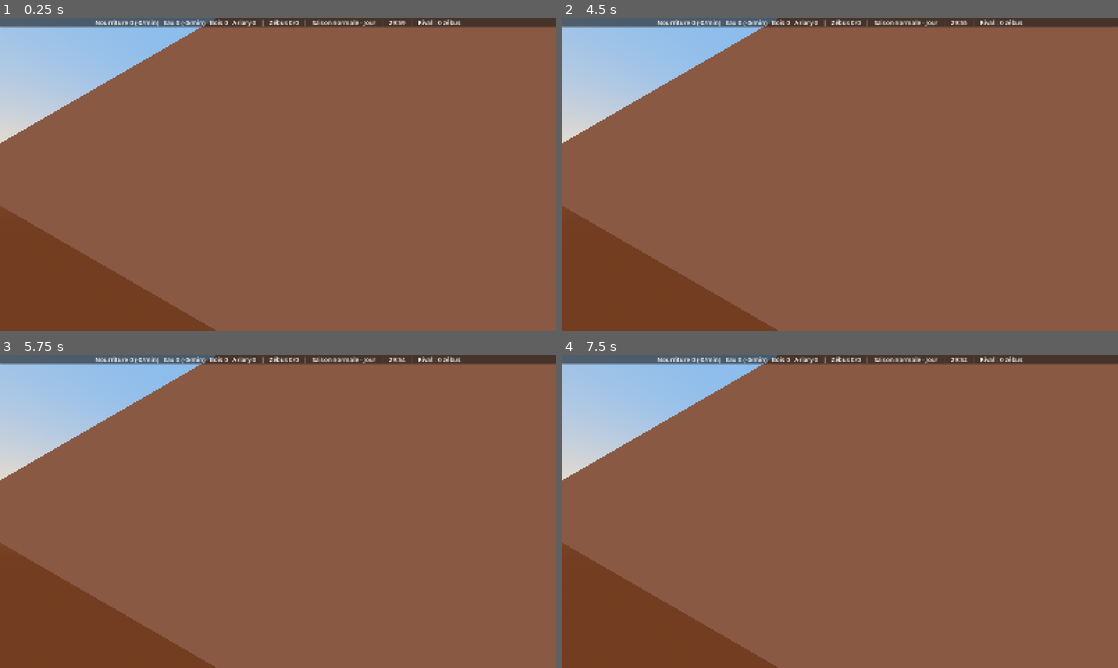
Above: before the commit, frames 1-4 (two rows, left to right).
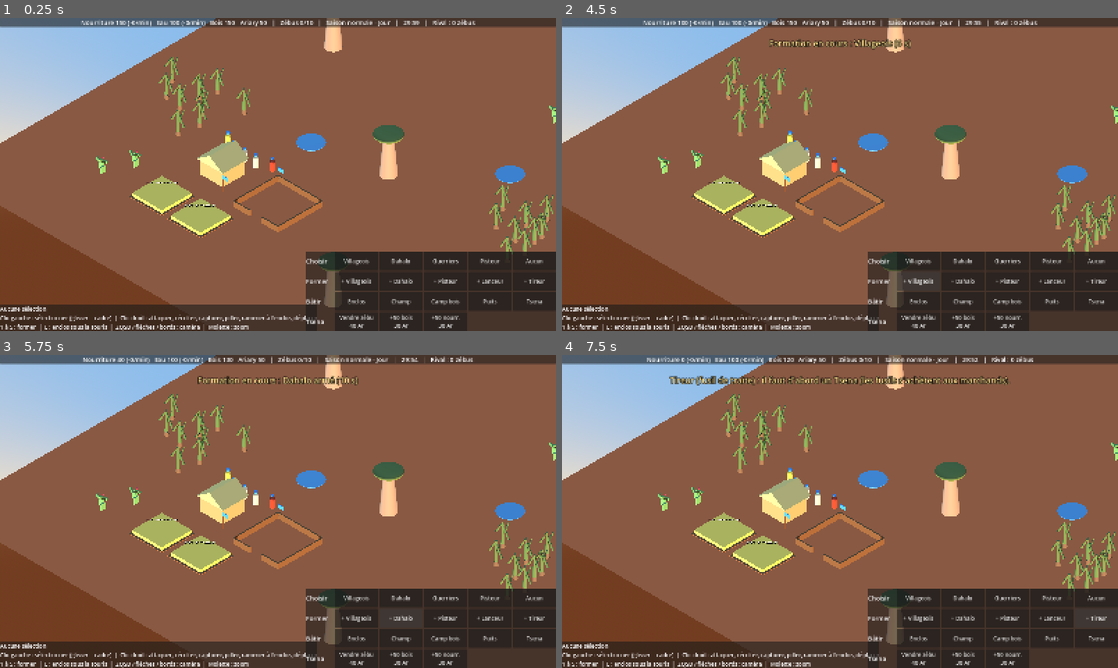
Above: after the commit, the same moments.

Repository: heishandria/dahalo
Game: Godot game, scene res://scenes/main.tscn
Two runs of this game, one before a commit and one after it. Both use one fixed random seed, a clock stepped at 60 frames per second and the inputs below.
Inputs (mouse positions are in pixels of both pictures, inside the frame that each line leads up to):
- Up to frame 1 (0.25 s): no input
- Up to frame 2 (4.5 s): click (917, 262) at 0.5 s, where only the run after the commit has a clickable "Villageois"; click (962, 262) at 1.25 s, where only the run after the commit has a clickable "Dahalo"; click (1006, 262) at 2 s, where only the run after the commit has a clickable "Guerriers"; click (1051, 262) at 2.75 s, where only the run after the commit has a clickable "Pisteur"; click (1095, 262) at 3.5 s, where only the run after the commit has a clickable "Aucun"; click (917, 280) at 4.25 s, where only the run after the commit has a clickable "+ Villageois"
- Up to frame 3 (5.75 s): click (400, 617) at 5 s, where only the run after the commit has a clickable "+ Dahalo"
- Up to frame 4 (7.5 s): click (1006, 617) at 5.75 s, where only the run after the commit has a clickable "+ Pisteur"; click (1051, 617) at 6.5 s, where only the run after the commit has a clickable "+ Lanceur"; click (1095, 617) at 7.25 s, where only the run after the commit has a clickable "+ Tireur"

The runs differ from the first frame. In frame 1, 23% of the frame differs, in the area x 0-100%, y 0-100%; in frame 2, 23%; in frame 3, 23%; in frame 4, 24%.
Error before the commit: Parse Error: Expected variable name after "var". (res://scenes/units/unite.gd:464)

Commit message:
Correctif plantage au chargement : « trait » est un mot réservé en Godot 4.7
Co-Authored-By: Claude Opus 5.5 <noreply@anthropic.com>
Claude-Session: https://claude.ai/code/session_01LBZFuQwBKtYsFencaWhgxN

Diff:
--- a/scenes/units/unite.gd
+++ b/scenes/units/unite.gd
@@ -11,7 +11,7 @@
 const DIST_DEPOT := 3.5
 const DIST_CAPTURE := 2.0
 const INTERVALLE_GUET := 0.5     # fréquence de recherche d'ennemis quand l'unité est inactive
-const PORTEE_DISTANCE := 3.0     # au-delà, l'attaque est à distance (trait visible)
+const PORTEE_DISTANCE := 3.0     # au-delà, l'attaque est à distance (projectile visible)
 const DUREE_CORPS_S := 5.0       # le corps reste au sol avant de disparaître
 
 @export var data: UnitData
@@ -461,18 +461,18 @@
 func _tracer_vers(cible: Vector3) -> void:
 	var depart := global_position + Vector3(0.0, 1.4, 0.0)
 	var arrivee := cible + Vector3(0.0, 1.0, 0.0)
-	var trait := MeshInstance3D.new()
+	var projectile := MeshInstance3D.new()
 	var maillage := BoxMesh.new()
 	maillage.size = Vector3(0.05, 0.05, depart.distance_to(arrivee))
 	var mat := StandardMaterial3D.new()
 	mat.shading_mode = BaseMaterial3D.SHADING_MODE_UNSHADED
 	mat.albedo_color = Color(1.0, 0.9, 0.5) if data.arme == "fusil" else Color(0.55, 0.4, 0.25)
 	maillage.material = mat
-	trait.mesh = maillage
-	get_tree().current_scene.add_child(trait)
-	trait.global_position = (depart + arrivee) * 0.5
-	trait.look_at(arrivee, Vector3.UP)
-	get_tree().create_timer(0.12 if data.arme == "fusil" else 0.25).timeout.connect(trait.queue_free)
+	projectile.mesh = maillage
+	get_tree().current_scene.add_child(projectile)
+	projectile.global_position = (depart + arrivee) * 0.5
+	projectile.look_at(arrivee, Vector3.UP)
+	get_tree().create_timer(0.12 if data.arme == "fusil" else 0.25).timeout.connect(projectile.queue_free)
 
 
 func _ajouter_fusil() -> void:
Not shown, changed: CLAUDE.md
